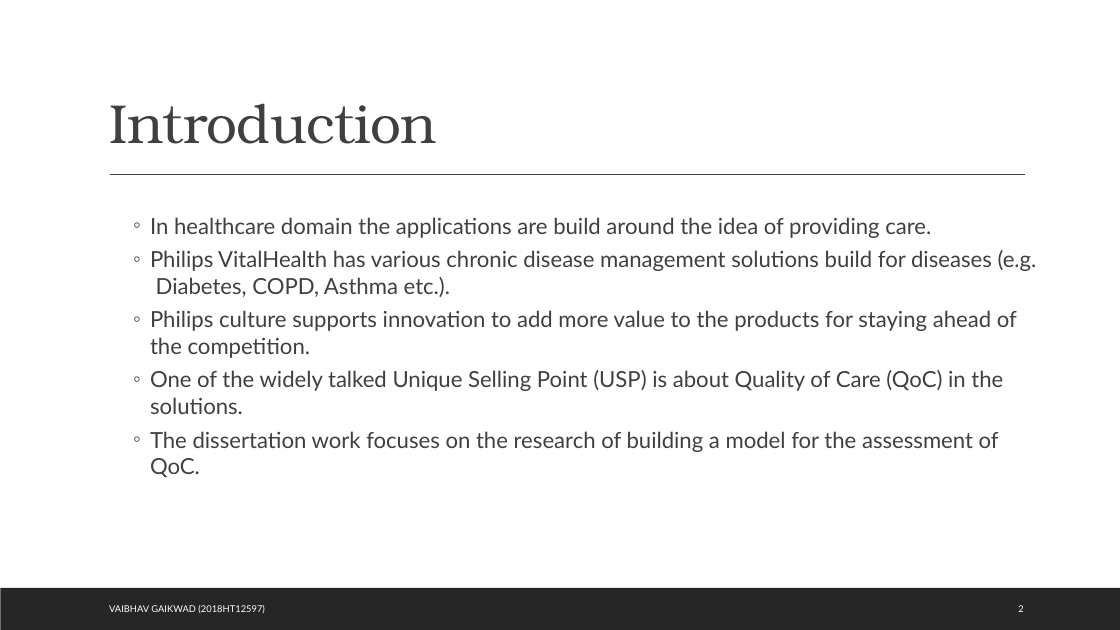
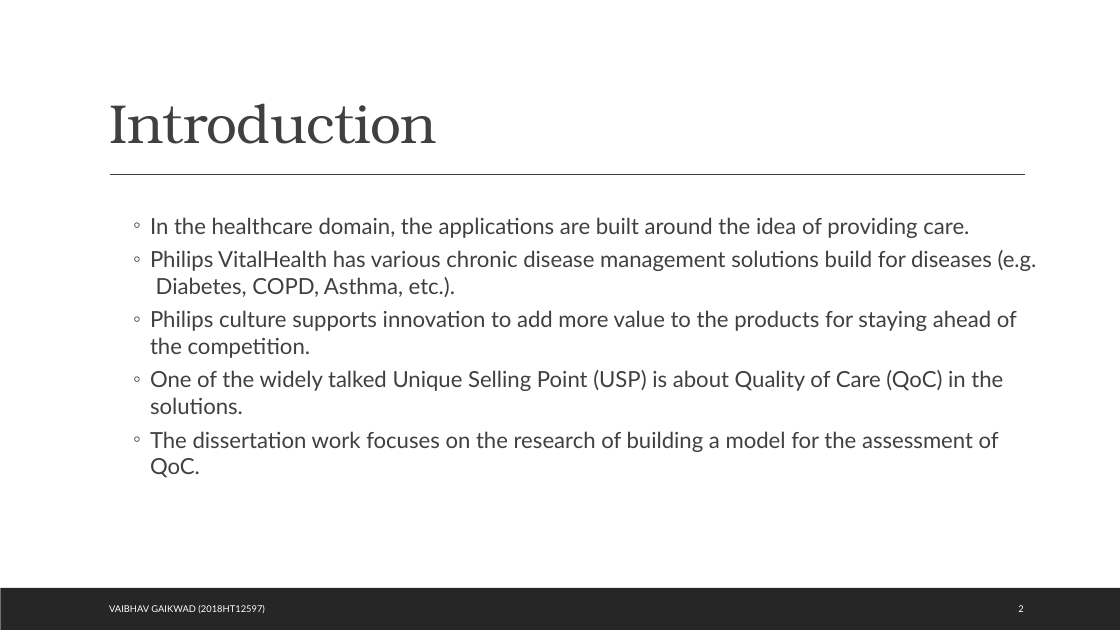
Before and after one commit to 767267/bits2018ht12597, a slide deck: slide 3 of docs/Quality of Care.pptx. Drawn at 1120x630 pixels with LibreOffice and Linux fonts; fonts in the diff are those of the drawing. Boxes give left, top, right and bottom in pixels: in the first picture for what was removed or moved away, otherwise in the second. Text is boxed around its words. In the diff, an @@ line names an element or a change of style, - is before the commit and + after.

```diff
--- a/docs/Quality of Care.pptx
+++ b/docs/Quality of Care.pptx
@@ text at [150,217,1037,297]: text changed @@
-  ◦ In healthcare domain the applications are build around the idea of providing care.
-  ◦ Philips VitalHealth has various chronic disease management solutions build for diseases (e.g. Diabetes, COPD, Asthma etc.).
+  ◦ In the healthcare domain, the applications are built around the idea of providing care.
+  ◦ Philips VitalHealth has various chronic disease management solutions build for diseases (e.g. Diabetes, COPD, Asthma, etc.).
```
Also in this commit, not shown: 8 other slides changed, 2 other files.
